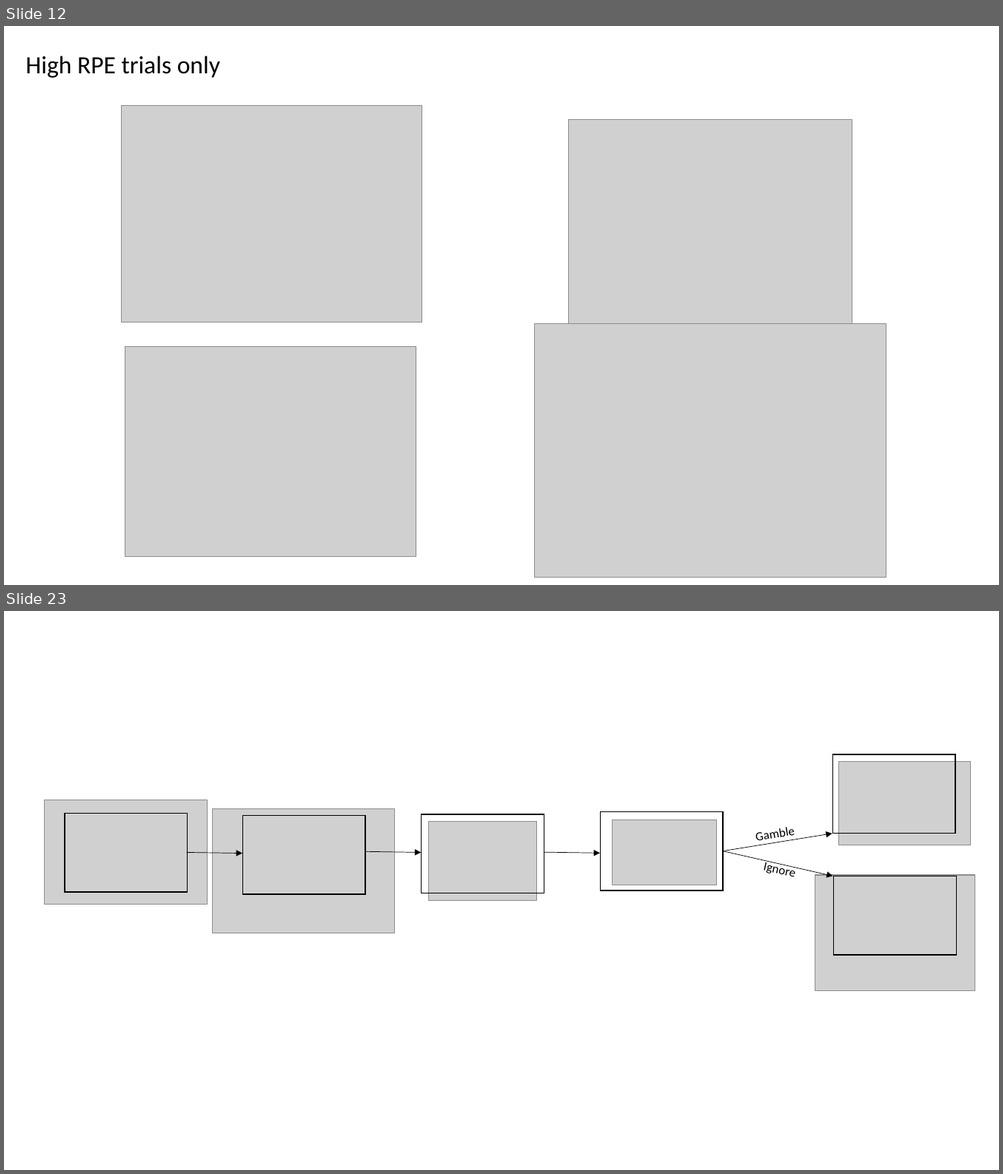
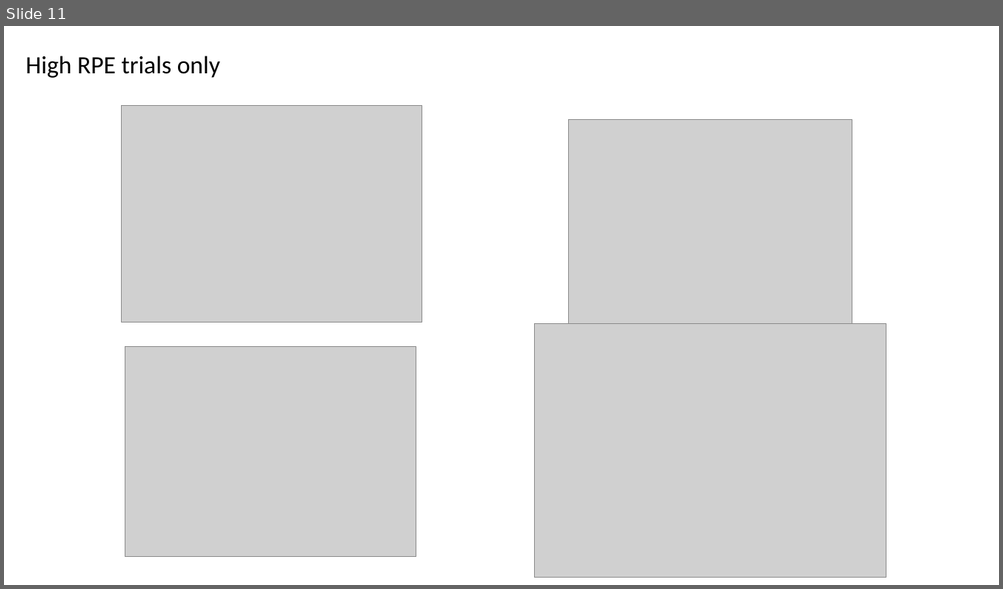
Before and after one commit to gpagnier/rampAnalysis, a slide deck: RampV04Presentation.pptx. Shown one above the other, each under a label of ours: slides 12 and 23 before the commit, slide 11 after it; the slides between them are not shown. The pictures are 1003x1174 and 1003x589 pixels, drawn with LibreOffice and Linux fonts; fonts in the diff are those of the drawing; grey boxes stand for pictures. Boxes give left, top, right and bottom in pixels: in the first picture for what was removed or moved away, otherwise in the second. Text is boxed around its words. In the diff, an @@ line names an element or a change of style, - is before the commit and + after.

```diff
--- a/RampV04Presentation.pptx
+++ b/RampV04Presentation.pptx
@@ slide 23 removed at box(4, 611, 999, 1170), background #FFFFFF @@
@@ rectangle removed at box(833, 755, 956, 833) @@
@@ picture removed at box(838, 762, 970, 846) @@
@@ picture removed at box(44, 800, 208, 905) @@
@@ picture removed at box(212, 809, 394, 933) @@
@@ rectangle removed at box(65, 813, 187, 892) @@
@@ rectangle removed at box(243, 815, 365, 894) @@
@@ rectangle removed at box(421, 815, 543, 894) @@
@@ picture removed at box(429, 821, 538, 900) @@
@@ rectangle removed at box(600, 812, 723, 891) @@
@@ picture removed at box(612, 820, 717, 885) @@
@@ text removed at box(756, 827, 794, 845) @@
-Gamble
@@ arrow removed from (187, 853) to (242, 854) @@
@@ arrow removed from (365, 852) to (421, 853) @@
@@ arrow removed from (544, 853) to (600, 854) @@
@@ arrow removed from (723, 851) to (832, 834) @@
@@ arrow removed from (723, 851) to (833, 877) @@
@@ text removed at box(762, 860, 794, 877) @@
-Ignore
@@ picture removed at box(815, 875, 974, 991) @@
@@ rectangle removed at box(834, 877, 956, 956) @@
@@ what was slide 12 is now slide 11 @@
```
Also in this commit, not shown: 8 slides changed, 6 slides added, 10 other slides removed, 3 other files.
